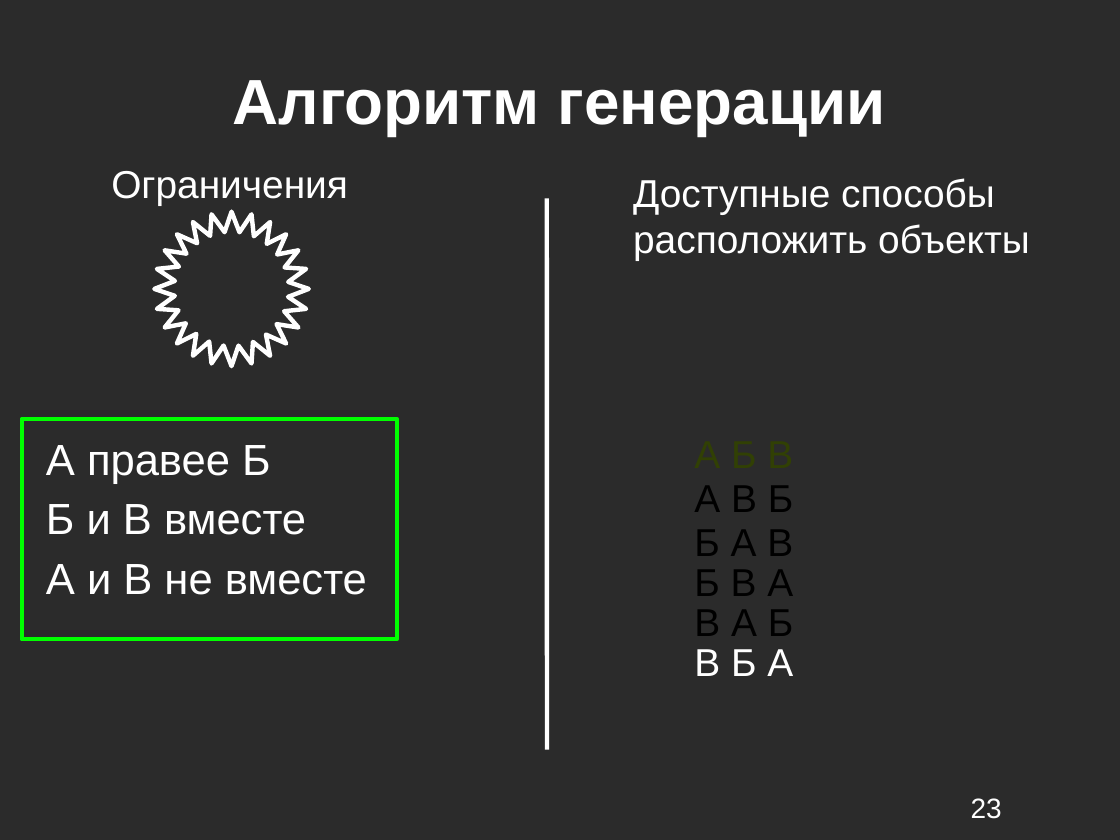
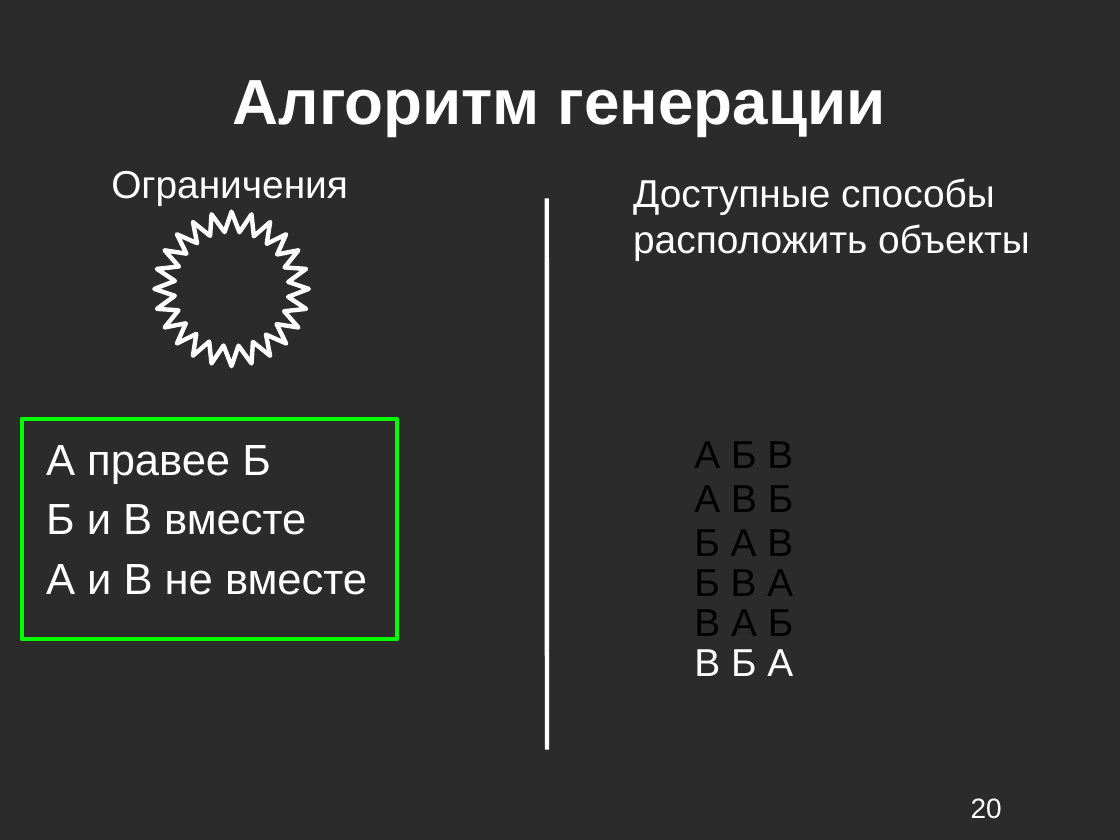
Before and after one commit to kevroletin/Coursework, a slide deck: slide 20 of 236_Кевролетин_презентация.ppt (slide 23 before the commit). Drawn at 1120x840 pixels with LibreOffice and Linux fonts; fonts in the diff are those of the drawing; background and template pictures are left out; a plain dark background stands for a picture behind light text. Boxes give left, top, right and bottom in pixels: in the first picture for what was removed or moved away, otherwise in the second. Text is boxed around its words. In the diff, an @@ line names an element or a change of style, - is before the commit and + after.

```diff
--- a/236_Кевролетин_презентация.ppt
+++ b/236_Кевролетин_презентация.ppt
@@ text "А Б В" at (694, 442, 793, 468): text colour #314004 to #000000 @@
@@ page number at (971, 798, 1002, 819): text changed @@
-23
+20
```
Also in this commit, not shown: 8 other slides changed, 3 slides removed.
